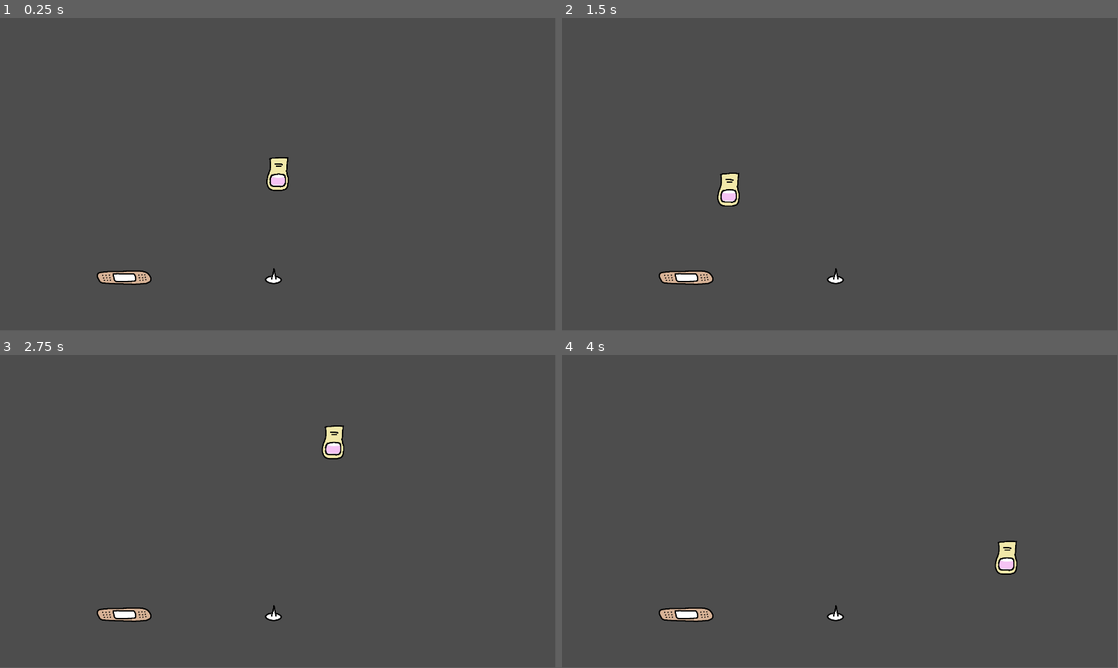
Above: before the commit, frames 1-4 (two rows, left to right).
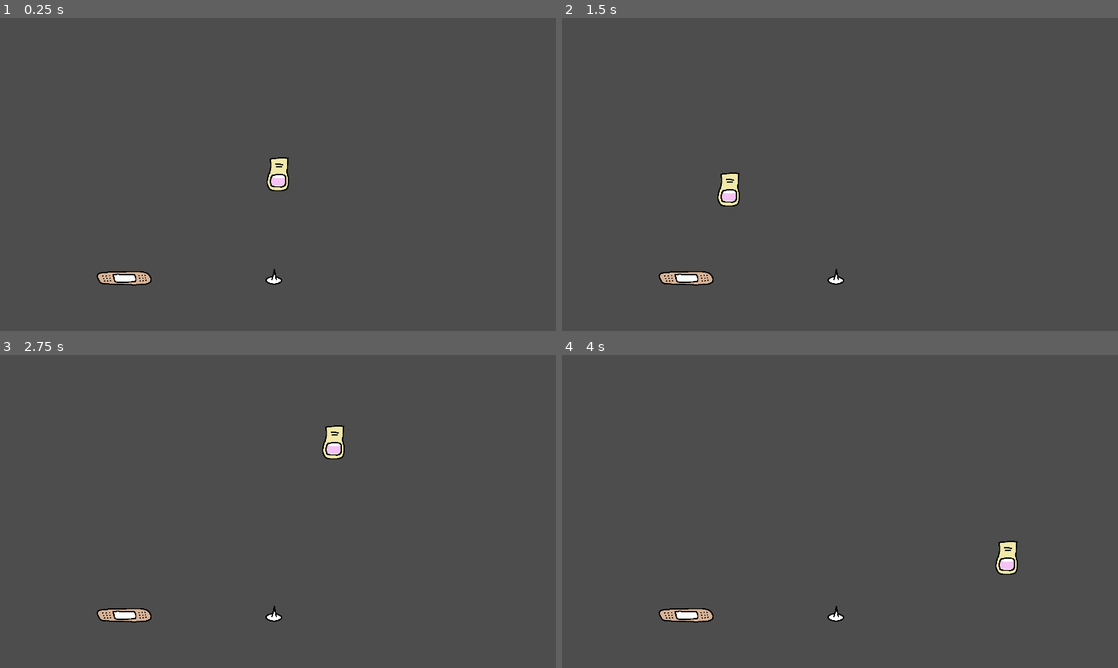
Above: after the commit, the same moments.

Repository: magopian/teamsect
Game: Godot game, scene res://game.tscn
Same seed, same stepped clock (60 frames per second), same inputs: the game is played once before the commit and once after it.
Inputs (mouse positions are in pixels of both pictures, inside the frame that each line leads up to):
- Up to frame 1 (0.25 s): no input
- Up to frame 2 (1.5 s): tap Enter at 0.5 s; move the mouse to (962, 158) at 0.52 s; tap Space at 1.25 s; move the mouse to (728, 190) at 1.27 s
- Up to frame 3 (2.75 s): tap Enter at 2 s; move the mouse to (333, 442) at 2.02 s
- Up to frame 4 (4 s): tap Space at 2.75 s; move the mouse to (812, 574) at 2.77 s; tap Enter at 3.5 s; move the mouse to (1006, 558) at 3.52 s
In our replay, the window is 799x449 before the commit and 800x450 after it. These sizes can differ from the game's own. Grey fills any space a smaller window leaves; there, only what the larger window draws over its background counts as a difference.

The runs differ from the first frame. In frame 1, 0.3% of the frame differs, in the area x 17-52%, y 44-86%; in frame 2, 0.3%; in frame 3, 0.3%; in frame 4, 0.4%, in the area x 17-82%, y 59-86%.

Commit message:
Fix resizing

Diff:
--- a/game.tscn
+++ b/game.tscn
@@ -17,6 +17,45 @@
 [ext_resource type="AudioStream" uid="uid://b8drdmnd5e0cg" path="res://assets/sounds/ahh4.wav" id="11_e06no"]
 [ext_resource type="AudioStream" uid="uid://bvjqwxc08vfo2" path="res://assets/sounds/ahh5.wav" id="12_g3h8h"]
 [ext_resource type="AudioStream" uid="uid://bayvfu26k3q7y" path="res://assets/sounds/ahh6.wav" id="13_qoikm"]
+
+[sub_resource type="Animation" id="Animation_5r065"]
+length = 0.001
+tracks/0/type = "value"
+tracks/0/imported = false
+tracks/0/enabled = true
+tracks/0/path = NodePath("Dangling/Blood drop:scale")
+tracks/0/interp = 1
+tracks/0/loop_wrap = true
+tracks/0/keys = {
+"times": PackedFloat32Array(0),
+"transitions": PackedFloat32Array(1),
+"update": 0,
+"values": [Vector2(1e-05, 1e-05)]
+}
+tracks/1/type = "value"
+tracks/1/imported = false
+tracks/1/enabled = true
+tracks/1/path = NodePath("Dangling/Blood drop:visible")
+tracks/1/interp = 1
+tracks/1/loop_wrap = true
+tracks/1/keys = {
+"times": PackedFloat32Array(0),
+"transitions": PackedFloat32Array(1),
+"update": 1,
+"values": [false]
+}
+tracks/2/type = "value"
+tracks/2/imported = false
+tracks/2/enabled = true
+tracks/2/path = NodePath("Dangling/Blood drop:collision_layer")
+tracks/2/interp = 1
+tracks/2/loop_wrap = true
+tracks/2/keys = {
+"times": PackedFloat32Array(0),
+"transitions": PackedFloat32Array(1),
+"update": 1,
+"values": [0]
+}
 
 [sub_resource type="Animation" id="Animation_euinb"]
 resource_name = "pricked"
@@ -55,45 +94,6 @@
 "transitions": PackedFloat32Array(1, 1),
 "update": 1,
 "values": [0, 2]
-}
-
-[sub_resource type="Animation" id="Animation_5r065"]
-length = 0.001
-tracks/0/type = "value"
-tracks/0/imported = false
-tracks/0/enabled = true
-tracks/0/path = NodePath("Dangling/Blood drop:scale")
-tracks/0/interp = 1
-tracks/0/loop_wrap = true
-tracks/0/keys = {
-"times": PackedFloat32Array(0),
-"transitions": PackedFloat32Array(1),
-"update": 0,
-"values": [Vector2(1e-05, 1e-05)]
-}
-tracks/1/type = "value"
-tracks/1/imported = false
-tracks/1/enabled = true
-tracks/1/path = NodePath("Dangling/Blood drop:visible")
-tracks/1/interp = 1
-tracks/1/loop_wrap = true
-tracks/1/keys = {
-"times": PackedFloat32Array(0),
-"transitions": PackedFloat32Array(1),
-"update": 1,
-"values": [false]
-}
-tracks/2/type = "value"
-tracks/2/imported = false
-tracks/2/enabled = true
-tracks/2/path = NodePath("Dangling/Blood drop:collision_layer")
-tracks/2/interp = 1
-tracks/2/loop_wrap = true
-tracks/2/keys = {
-"times": PackedFloat32Array(0),
-"transitions": PackedFloat32Array(1),
-"update": 1,
-"values": [0]
 }
 
 [sub_resource type="AnimationLibrary" id="AnimationLibrary_0wwxt"]
--- a/pointer/finger.gd
+++ b/pointer/finger.gd
@@ -7,7 +7,6 @@
 func _ready() -> void:
 	var sprite: Sprite2D = get_node("Sprite2D")
 	sprite_size = sprite.texture.get_size()
-	EventBus.pricked.connect(_on_pricked)
 
 
 func get_anchor_position() -> Vector2:
@@ -16,11 +15,7 @@
 func _physics_process(_delta: float) -> void:
 	#Input.set_mouse_mode(Input.MOUSE_MODE_HIDDEN)
 	var mouse_position: Vector2 = get_global_mouse_position()
-	var window_size: Vector2 = get_window().size as Vector2
-	mouse_position.x = clamp(mouse_position.x, sprite_size.x / 2, window_size.x - (sprite_size.x/2))
-	mouse_position.y = clamp(mouse_position.y, sprite_size.y / 2, window_size.y - (sprite_size.y / 2))
+	var viewport_size: Vector2 = get_viewport_rect().size as Vector2
+	mouse_position.x = clamp(mouse_position.x, sprite_size.x / 2, viewport_size.x - (sprite_size.x/2))
+	mouse_position.y = clamp(mouse_position.y, sprite_size.y / 2, viewport_size.y - (sprite_size.y / 2))
 	position = mouse_position
-
-
-func _on_pricked() -> void:
-	print("pricked !!")
--- a/project.godot
+++ b/project.godot
@@ -24,7 +24,7 @@
 
 window/size/viewport_width=2304
 window/size/viewport_height=1296
-window/stretch/aspect="ignore"
+window/stretch/mode="canvas_items"
 
 [layer_names]
 
